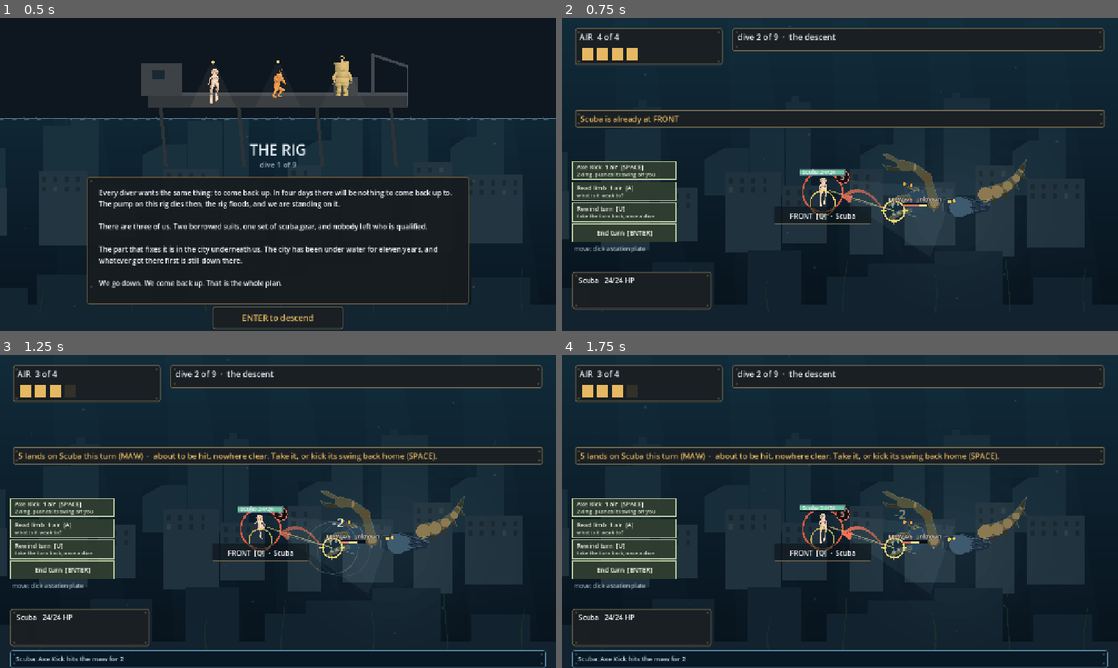
Above: before the commit, frames 1-4 (two rows, left to right).
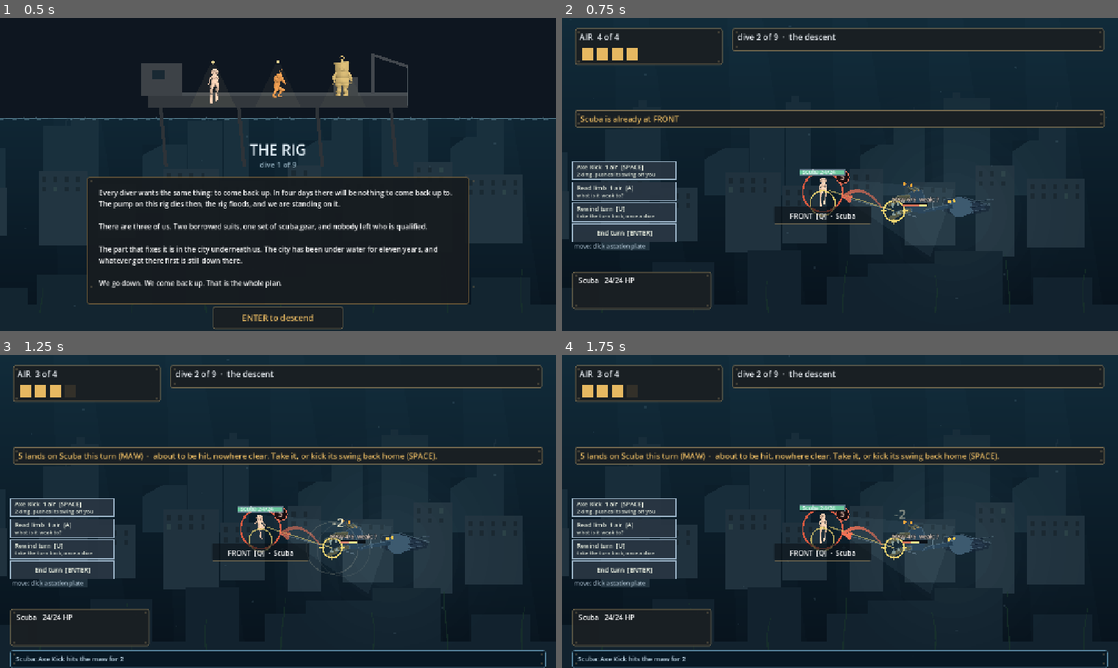
Above: after the commit, the same moments.

Repository: ImmortalDemonGod/salvage
Game: Godot game, scene res://game/main.tscn
Two runs of this game, one before a commit and one after it. Both use one fixed random seed, a clock stepped at 60 frames per second and the inputs below.
Inputs (mouse positions are in pixels of both pictures, inside the frame that each line leads up to):
- Up to frame 1 (0.5 s): no input
- Up to frame 2 (0.75 s): tap Enter at 0.5 s; move the mouse to (962, 158) at 0.52 s; hold Right from 0.53 s (still down); tap 1 at 0.6 s; click (962, 158) at 0.67 s
- Up to frame 3 (1.25 s): keep holding Right; tap Space at 0.77 s
- Up to frame 4 (1.75 s): release Right at 1.25 s; drag from (728, 527) to (812, 574) at 1.27 s

Frame 1 is identical in both runs. In frame 2, 1.6% of the frame differs, in the area x 1-84%, y 43-75%; in frame 3, 1.6%; in frame 4, 1.6%.

Commit message:
round five: two blockers, and both die by subtraction
The lurker keeps only what it is: bulk, neck, bite. The crab's claw
and tail were rendering on the one teaching beat as disconnected
scenery-colored shapes, and five rounds of readers tried to make a
monster out of them; removed, and a neck joins the bulk to the jaw.
The FLANK rings drop below the banner band in every fight so no
sprite, badge or nameplate can clip under it, and PANEL_FLOOR follows
the band it was written for (it still said 252-era 262). Enabled
buttons go neutral steel because correct disabled-states were reading
as recommendations; unknown becomes weak:?; the last dive says last
dive instead of 9 of 9 beside a full tank; THE PART wears the outline
every board label wears; the move caption clears the roster border.
Mouserun green after the ring moves.

Diff:
--- a/content/encounters.gd
+++ b/content/encounters.gd
@@ -39,7 +39,7 @@
 	"crab": {
 		"title": "the hunter crab",
 		"art": {"kind": "crab", "scale": 158.0, "pos": [872, 330], "tint": [1.0, 1.0, 1.0]},
-		"places": {"0": [590, 392], "1": [788, 288], "2": [896, 520], "3": [1108, 300]},
+		"places": {"0": [590, 392], "1": [788, 322], "2": [896, 520], "3": [1108, 322]},
 		# TWO divers. One was tried and REFUTED by measurement: the crab
 		# became unwinnable (G2 0/40), casual fell to 5.2 percent, and
 		# UNDER went dead because a lone diver never has a reason to stand
@@ -107,7 +107,7 @@
 		# a LONGER, thinner body: the stations sit further apart along it,
 		# so the board itself reads differently from the crab's
 		"art": {"kind": "worm", "scale": 188.0, "pos": [910, 312], "tint": [0.72, 0.78, 0.42]},
-		"places": {"0": [584, 386], "1": [860, 270], "2": [952, 516], "4": [338, 386]},
+		"places": {"0": [584, 386], "1": [860, 318], "2": [952, 516], "4": [338, 386]},
 		"party": 2,
 		# The drum is fitted before this fight, so it is declared HERE.
 		# While gear was a global set by the run, the bands measured the
@@ -158,7 +158,7 @@
 	"dredge": {
 		"title": "the dredge",
 		"art": {"kind": "dredge", "scale": 168.0, "pos": [884, 320], "tint": [0.46, 0.40, 0.30]},
-		"places": {"0": [614, 400], "1": [782, 296], "3": [1108, 348], "4": [338, 400]},
+		"places": {"0": [614, 400], "1": [782, 326], "3": [1108, 348], "4": [338, 400]},
 		"party": 3,
 		"drum": true,
 		# UNDER is closed here. Every open station must either expose a limb
--- a/game/art.gd
+++ b/game/art.gd
@@ -155,10 +155,11 @@
 	var tail_gone := _broken(limb_broken, TAIL)
 	if kind == "crab":
 		_crab_legs_far(ci, xf)
-	if tail_gone:
-		_crab_tail_broken(ci, xf)
-	else:
-		_crab_tail(ci, xf)
+	if kind != "lurker":
+		if tail_gone:
+			_crab_tail_broken(ci, xf)
+		else:
+			_crab_tail(ci, xf)
 	if kind != "lurker":
 		_crab_shell(ci, xf)
 		_crab_belly(ci, xf)
@@ -170,14 +171,19 @@
 		_dredge_body(ci, xf)
 	else:
 		_crab_legs_near(ci, xf)
+	if kind == "lurker":
+		# the neck: bulk to bite, one animal
+		_tube(ci, xf, Vector2(0.02, -0.30), Vector2(-0.34, -0.24), 0.075, 0.045, SHELL)
+		_tube(ci, xf, Vector2(-0.30, -0.25), Vector2(-0.46, -0.20), 0.050, 0.034, SHELL)
 	if jaw_gone:
 		_crab_jaw_broken(ci, xf)
 	else:
 		_crab_jaw(ci, xf)
-	if claw_gone:
-		_crab_claw_broken(ci, xf)
-	else:
-		_crab_claw(ci, xf)
+	if kind != "lurker":
+		if claw_gone:
+			_crab_claw_broken(ci, xf)
+		else:
+			_crab_claw(ci, xf)
 
 
 # ---- primitives --------------------------------------------------------
--- a/game/main.gd
+++ b/game/main.gd
@@ -69,7 +69,7 @@
 # of Proto5's chest, and it read as HUD chrome rather than a unit on the
 # board. Declared here so verify/layout.gd can check it.
 const HUD_BOTTOM := 212.0   # the lowest a diver SPRITE may reach
-const PANEL_FLOOR := 262.0  # the prompt band ends at 252; readouts clamp below it
+const PANEL_FLOOR := 300.0  # the prompt band ends at 292; readouts clamp below it
 const DIVER_SCALE := 66.0
 # The team's rig, baked to frames (art/baked, see REPORT.md there): the
 # divers are Glass_Goat's actual characters now, not code-drawn stand-ins.
@@ -2052,6 +2052,9 @@
 	draw_line(box.position + Vector2(w * 0.33, 0), box.position + Vector2(w * 0.33, h), Color(0.30, 0.24, 0.16), 3.0)
 	draw_line(box.position + Vector2(w * 0.66, 0), box.position + Vector2(w * 0.66, h), Color(0.30, 0.24, 0.16), 3.0)
 	var df2: Font = ThemeDB.fallback_font
+	for off2 in [Vector2(1, 1), Vector2(-1, -1)]:
+		draw_string(df2, box.position + Vector2(-8, h + 26.0) + off2, "THE PART",
+			HORIZONTAL_ALIGNMENT_LEFT, -1, 14, Color(0.02, 0.05, 0.08))
 	draw_string(df2, box.position + Vector2(-8, h + 26.0), "THE PART", HORIZONTAL_ALIGNMENT_LEFT, -1, 14,
 		Color(0.98, 0.90, 0.60))
 	var mx := float(int((combat.enc.salvage as Dictionary).hp))
@@ -2150,7 +2153,7 @@
 		return
 	var btns: Array = bar_buttons()
 	var dfm: Font = ThemeDB.fallback_font
-	var mv_y: float = BAR_TOP + float(bar_buttons().size()) * (BAR_H + BAR_GAP) + 14.0
+	var mv_y: float = BAR_TOP + float(bar_buttons().size()) * (BAR_H + BAR_GAP) + 8.0
 	draw_string(dfm, Vector2(BAR_X + 4.0, mv_y), "move: click a station plate",
 		HORIZONTAL_ALIGNMENT_LEFT, -1, 13, Color(0.62, 0.70, 0.76))
 	var df: Font = ThemeDB.fallback_font
@@ -2158,8 +2161,8 @@
 		var b: Dictionary = btns[i]
 		var r: Rect2 = btn_rect(i, btns.size())
 		var on: bool = action_legal(String(b.id))
-		var face := Color(0.19, 0.24, 0.19, 0.94) if on else Color(0.10, 0.12, 0.13, 0.88)
-		var edge := Color(0.78, 0.86, 0.66, 0.9) if on else Color(0.42, 0.46, 0.48, 0.7)
+		var face := Color(0.16, 0.21, 0.26, 0.94) if on else Color(0.09, 0.11, 0.12, 0.88)
+		var edge := Color(0.66, 0.76, 0.84, 0.9) if on else Color(0.38, 0.42, 0.44, 0.7)
 		var ink := Color(0.95, 0.97, 0.91) if on else Color(0.74, 0.77, 0.79)
 		draw_rect(r, face)
 		draw_rect(r, edge, false, 2.0)
@@ -2231,7 +2234,7 @@
 		if int(combat.limb_stun[lb]) > 0:
 			suffix = "  SHUT %d" % int(combat.limb_stun[lb])
 		elif not combat.known(lb):
-			suffix = "  unknown"
+			suffix = "  weak: ?"
 		else:
 			match combat.trait_of(lb):
 				"brittle": suffix = "  takes x2"
--- a/sim/run.gd
+++ b/sim/run.gd
@@ -145,4 +145,7 @@
 	var b := current()
 	if finished:
 		return "run complete"
-	return "dive %d of %d  ·  %s" % [beat + 1, built_beats().size(), String(b.get("title", "?"))]
+	var n := built_beats().size()
+	if beat + 1 == n:
+		return "last dive  ·  %s" % String(b.get("title", "?"))
+	return "dive %d of %d  ·  %s" % [beat + 1, n, String(b.get("title", "?"))]
Not shown, added: site/index.apple-touch-icon.png.import
Not shown, added: site/index.icon.png.import
Not shown, added: site/index.png.import
